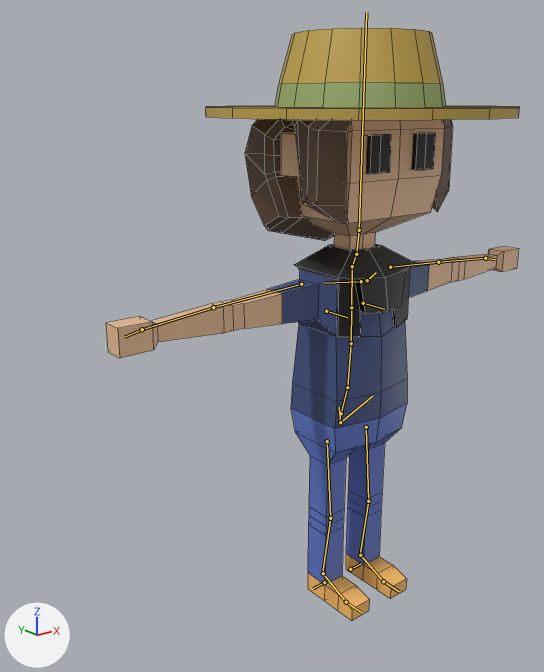
The Blender file Art/Trace.blend, before and after one commit.
The view is the same before and after, from a 50 mm camera at (-1.45, -1.45, 1.44) aimed at (0.06, 0.43, 0.69). The lights are fixed; the arrows at lower left show +X, +Y and +Z. The bones that bend it are drawn over the model as lines. Mesh edges are drawn as thin lines.

Objects in the first picture: 'Trace'.
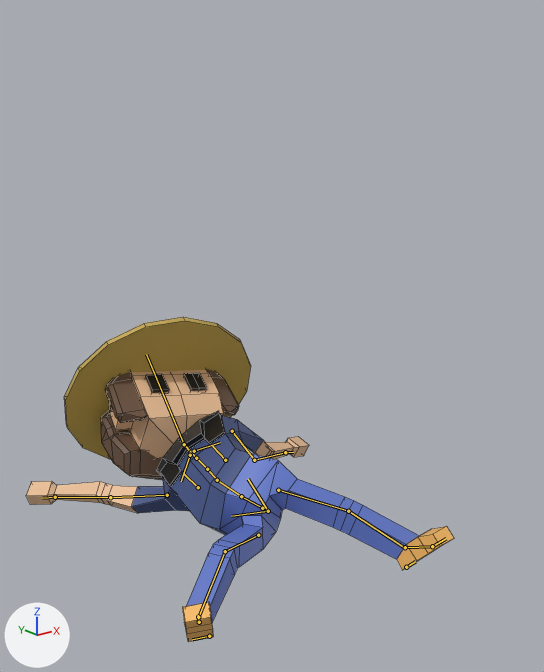
The newer file adds an action. The first version stands in its rest pose; the second is drawn at frame 19 of the action 'Draw Lose'.

The change in detail:
Bone 'spine' (bone_spine) moves from (0.0, 0.0, 0.0) to (-0.063, -0.488, -0.182).
Bone 'spine' (bone_spine) turns from (0, 0, 0) to (-83, 13, 56) degrees about its own x, y and z.
Bone 'spine.001' (bone_spine_001) turns from (0, 0, 0) to (-1, 0, -2) degrees about its own x, y and z.
Bone 'spine.002' (bone_spine_002) turns from (0, 0, 0) to (-11, 0, -4) degrees about its own x, y and z.
Bone 'spine.003' (bone_spine_003) turns from (0, 0, 0) to (0, 19, 1) degrees about its own x, y and z.
Bone 'Head' (bone_head) turns from (0, 0, 0) to (29, 45, 4) degrees about its own x, y and z.
Bone 'upper_arm.L' (bone_upper_arm_l) turns from (0, 0, 0) to (-85, 18, 5) degrees about its own x, y and z.
Bone 'forearm.L' (bone_forearm_l) turns from (0, 0, 0) to (24, 0, 0) degrees about its own x, y and z.
Bone 'upper_arm.R' (bone_upper_arm_r) turns from (0, 0, 0) to (13, -9, -59) degrees about its own x, y and z.
Bone 'forearm.R' (bone_forearm_r) turns from (0, 0, 0) to (10, 15, 14) degrees about its own x, y and z.
Bone 'IK_Handle_L' (bone_ik_handle_l) moves from (0.0, 0.0, 0.0) to (0.092, -0.105, 0.041).
Bone 'IK_Handle_L' (bone_ik_handle_l) turns from (0, 0, 0) to (-49, 2, 4) degrees about its own x, y and z.
Bone 'IK_Handle_R' (bone_ik_handle_r) moves from (0.0, 0.0, 0.0) to (-0.409, 0.069, -0.004).
Bone 'IK_Handle_R' (bone_ik_handle_r) turns from (0, 0, 0) to (-54, -5, -28) degrees about its own x, y and z.
Bone 'kneeIK.l' (bone_kneeik_l) moves from (0.0, 0.0, 0.0) to (0.097, -0.214, -0.297).
Bone 'kneeIK.r' (bone_kneeik_r) moves from (0.0, 0.0, 0.0) to (-0.571, -0.373, -0.297).
Bone 'kneeIK.r' (bone_kneeik_r) turns from (0, 0, 0) to (0, 0, 26) degrees about its own x, y and z.

Pixel boxes (x1, y1, x2, y2) of what changed, in the pictures (544 x 672 px):
'Trace', posed (45% shorter): before (106, 28, 520, 621); after (26, 317, 454, 642)
bone 'spine', root to tip: before (341, 413) to (347, 387); after (262, 508) to (241, 496)
bone 'spine.001', root to tip: before (347, 387) to (351, 343); after (241, 496) to (217, 480)
bone 'spine.002', root to tip: before (351, 343) to (351, 307); after (217, 480) to (207, 469)
bone 'spine.003', root to tip: before (351, 307) to (352, 266); after (207, 469) to (196, 458)
bone 'Head', root to tip: before (359, 230) to (366, 12); after (184, 444) to (146, 354)
bone 'upper_arm.L', root to tip: before (390, 267) to (438, 262); after (232, 431) to (254, 460)
bone 'forearm.L', root to tip: before (438, 262) to (485, 258); after (254, 460) to (285, 452)
bone 'upper_arm.R', root to tip: before (301, 284) to (213, 307); after (167, 495) to (110, 497)
bone 'forearm.R', root to tip: before (213, 307) to (142, 329); after (110, 497) to (55, 497)
